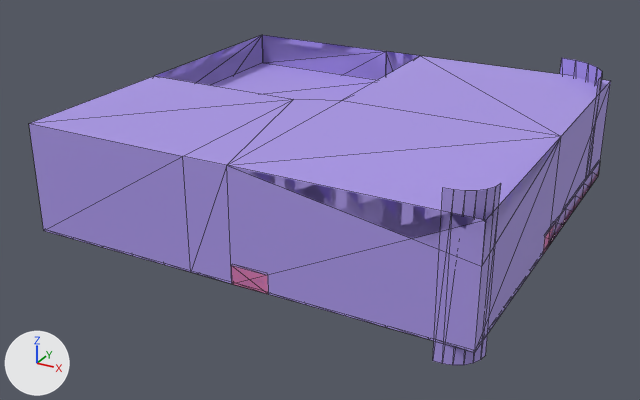
Renders of the OBJ model data/model/room.obj from each side of a commit.
Before and after are seen from a 50 mm camera at (10.68, -21.12, 10.22) aimed at (-0.34, -1.08, 0.2). The lights are fixed; the arrows at lower left show +X, +Y and +Z. Mesh edges are drawn as thin lines. Where no turn or scale is listed for an object, it has been applied to the vertices. Vertices at the same position are counted once.

Objects in the first picture: 'Cube', 'Cube.001_Cube.011', 'Cube.005_Cube.006', 'Cube.007_Cube.008', 'Cylinder.004_Cylinder.002', 'Cylinder.005_Cylinder.003'.
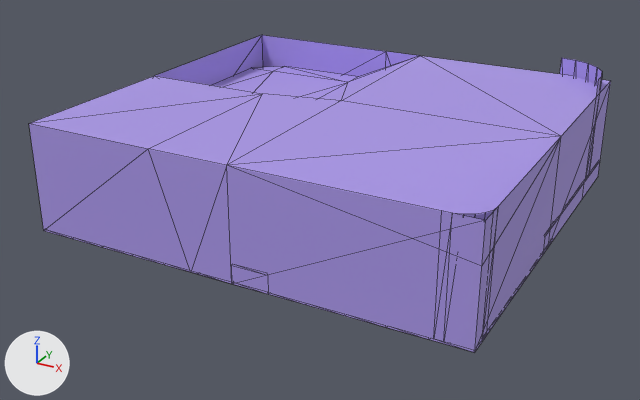
What differs and where, as boxes (x1, y1, x2, y2) in the pictures (640 x 400 px; the box of a moved part takes in the faces that stretch with it):
'Cylinder.005_Cylinder.003', mesh rescaled: before (433, 183, 501, 365); after (443, 209, 495, 220)
'Cube.005_Cube.006', reshaped (not visible afterwards): before (231, 265, 268, 294)
'Cube.007_Cube.008', reshaped (not visible afterwards): before (543, 189, 583, 254)
'Cube.001_Cube.011', reshaped (not visible afterwards): before (582, 162, 600, 198)
part 1 of me_cube, moved or reshaped: before (29, 35, 560, 272); after (29, 56, 419, 272)

The change, as a list of edits to the scene's bpy script:
```text
Change me_cube:
    used by ob_cube; location = (0.0, 0.0, 0.0)
    remove me_cube.from_pydata(...)  # 27 vertices, 42 faces; spans x -6.0..6.0, y -6.0..5.0, z 0.0..3.0
    add me_cube.from_pydata(...)  # 32 vertices, 43 faces; spans x -6.0..6.0, y -6.0..5.0, z 0.0..3.0
    me_cube part 1
    4 vertices are removed from x -6.0..-1.2, y -1.0..5.0, z 2.0..3.0
    18 faces are deleted
    1 vertex moves from x -1.2, y -6.0, z 3.0 to x -2.2, y -6.0, z 3.0
    9 vertices are added at x -6.0..-2.2, y -1.0..5.0, z 1.5..3.0
    19 new faces join them
Change me_cube_001_cube_011:
    used by ob_cube_001_cube_011; location = (0.0, 0.0, 0.0)
    remove me_cube_001_cube_011.from_pydata(...)  # 34 vertices, 80 faces; spans x 4.0..6.0, y 3.0..5.0, z 0.0..0.54
    add me_cube_001_cube_011.from_pydata(...)  # 30 vertices, 48 faces; spans x 4.0..6.0, y 3.0..5.0, z 0.0..0.54
    me_cube_001_cube_011 part 2
    4 vertices are removed from x 5.0..6.0, y 4.0..5.0, z 0.0
    32 faces are deleted
Change me_cube_005_cube_006:
    where me_cube_005_cube_006.from_pydata(...)  # 12 vertices, 20 faces; spans x 0.0..1.0, y -6.0..-5.0, z 0.0..0.539
    used by ob_cube_005_cube_006; location = (0.0, 0.0, 0.0)
    verts and faces of me_cube_005_cube_006; kept vertices keep their numbers, new ones are numbered from 12
    before: 0 (0.0, -6.0, 0.5) at pixel (231, 265), 3 (1.0, -6.0, 0.5) at pixel (267, 275), 8 (0.0, -6.0, 0.0) at pixel (231, 284), 9 (0.0, -5.0, 0.0), 10 (1.0, -6.0, 0.0) at pixel (268, 294)
    before: 11 (1.0, -5.0, 0.0)
    me_cube_005_cube_006 part 3
    add delete_faces([(8, 9, 10), (0, 10, 3), (9, 11, 10), (0, 8, 10)])
Change me_cube_007_cube_008:
    used by ob_cube_007_cube_008; location = (0.0, 0.0, 0.0)
    remove me_cube_007_cube_008.from_pydata(...)  # 36 vertices, 80 faces; spans x 5.0..6.0, y -1.0..3.0, z 0.0..0.54
    add me_cube_007_cube_008.from_pydata(...)  # 32 vertices, 50 faces; spans x 5.0..6.0, y -1.0..3.0, z 0.0..0.54
    me_cube_007_cube_008 part 4
    4 vertices are removed from x 6.0, y 0.0..3.0, z 0.0
    30 faces are deleted
Change me_cylinder_005_cylinder_003:
    where me_cylinder_005_cylinder_003.from_pydata(...)  # 14 vertices, 12 faces; spans x 5.1..6.01, y -5.99..-5.24, z -0.5..3.5
    used by ob_cylinder_005_cylinder_003; location = (0.0, 0.0, 0.0)
    me_cylinder_005_cylinder_003 part 5: the whole mesh is scaled about its middle by (0.994, 1, 0.74), then moved by (0.0, 0.0, 0.02)
```
